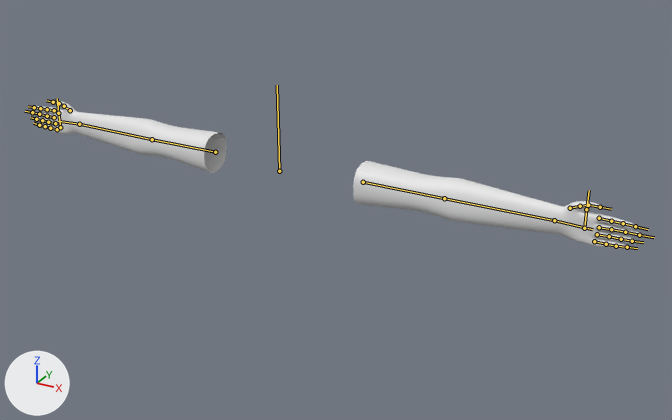
Renders of the FBX model Assets/Meshes/Player/Arms/Arms.fbx from each side of a commit.
One viewpoint serves both versions: a 50 mm lens placed at (1.08, -1.882, 0.568), pointed at (0.16, -0.209, -0.269). Every picture has the same lights, and +X, +Y and +Z are marked at lower left. The bones that bend it are drawn over the model as lines.

The first picture shows 'Arms.001'.
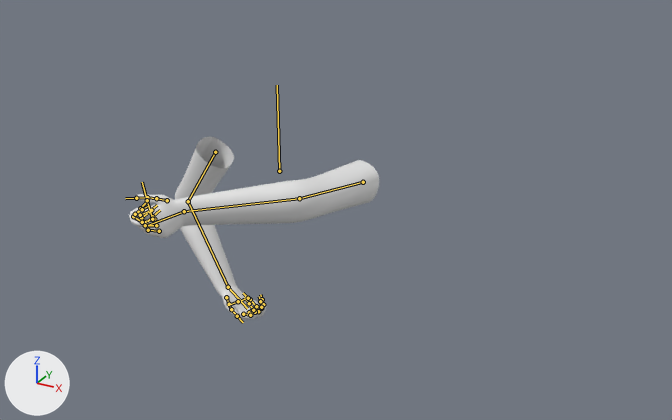
The newer file adds an action. The first version stands in its rest pose; the second is drawn at frame 1 of the action 'Armature|VacuumShoot'.

Pixel boxes (x1, y1, x2, y2) of what changed, in the pictures (672 x 420 px):
'Arms.001', posed (59% narrower, 23% taller)
    before: (31, 101, 642, 249)
    after: (129, 137, 379, 320)
bone 'Bicep.R', root to tip
    before: (215, 152) to (152, 139)
    after: (215, 152) to (188, 201)
bone 'Forearm.R', root to tip
    before: (152, 139) to (79, 124)
    after: (188, 201) to (228, 287)
bone 'Wrist.R', root to tip
    before: (79, 124) to (58, 121)
    after: (228, 287) to (247, 308)
bone 'Pinky_1.R', root to tip
    before: (57, 129) to (50, 128)
    after: (255, 308) to (261, 308)
bone 'Pinky_2.R', root to tip
    before: (50, 128) to (45, 126)
    after: (261, 308) to (263, 304)
bone 'Pinky_3.R', root to tip
    before: (45, 126) to (39, 125)
    after: (263, 304) to (262, 299)
bone 'Ring_1.R', root to tip
    before: (55, 123) to (48, 122)
    after: (252, 310) to (258, 311)
bone 'Ring_2.R', root to tip
    before: (48, 122) to (42, 120)
    after: (258, 311) to (261, 307)
bone 'Ring_3.R', root to tip
    before: (42, 120) to (36, 119)
    after: (261, 307) to (260, 301)
bone 'Middle_1.R', root to tip
    before: (54, 117) to (47, 116)
    after: (249, 312) to (255, 312)
bone 'Middle_2.R', root to tip
    before: (47, 116) to (39, 114)
    after: (255, 312) to (256, 306)
bone 'Middle_3.R', root to tip
    before: (39, 114) to (32, 112)
    after: (256, 306) to (250, 299)
bone 'Index_1.R', root to tip
    before: (54, 110) to (47, 109)
    after: (243, 314) to (250, 315)
bone 'Index_2.R', root to tip
    before: (47, 109) to (40, 108)
    after: (250, 315) to (253, 310)
bone 'Index_3.R', root to tip
    before: (40, 108) to (34, 107)
    after: (253, 310) to (249, 303)
bone 'Bicep.L', root to tip
    before: (363, 182) to (444, 198)
    after: (363, 182) to (299, 198)
bone 'Forearm.L', root to tip
    before: (444, 198) to (554, 220)
    after: (299, 198) to (184, 211)
bone 'Wrist.L', root to tip
    before: (554, 220) to (592, 229)
    after: (184, 211) to (148, 225)
bone 'Pinky_1.L', root to tip
    before: (594, 241) to (606, 244)
    after: (159, 231) to (148, 230)
bone 'Pinky_2.L', root to tip
    before: (606, 244) to (616, 246)
    after: (148, 230) to (145, 223)
bone 'Pinky_3.L', root to tip
    before: (616, 246) to (627, 247)
    after: (145, 223) to (152, 216)
bone 'Ring_1.L', root to tip
    before: (597, 234) to (609, 236)
    after: (156, 225) to (145, 225)
bone 'Ring_2.L', root to tip
    before: (609, 236) to (621, 239)
    after: (145, 225) to (141, 218)
bone 'Ring_3.L', root to tip
    before: (621, 239) to (632, 241)
    after: (141, 218) to (149, 211)
bone 'Middle_1.L', root to tip
    before: (599, 227) to (611, 229)
    after: (154, 219) to (142, 222)
bone 'Middle_2.L', root to tip
    before: (611, 229) to (625, 232)
    after: (142, 222) to (133, 216)
bone 'Middle_3.L', root to tip
    before: (625, 232) to (639, 235)
    after: (133, 216) to (140, 208)
bone 'Index_1.L', root to tip
    before: (599, 218) to (611, 221)
    after: (151, 210) to (140, 215)
bone 'Index_2.L', root to tip
    before: (611, 221) to (623, 223)
    after: (140, 215) to (135, 214)
bone 'Index_3.L', root to tip
    before: (623, 223) to (635, 226)
    after: (135, 214) to (142, 209)
bone 'Thumb_1.L', root to tip
    before: (570, 208) to (580, 206)
    after: (167, 200) to (156, 198)
bone 'Thumb_2.L', root to tip
    before: (580, 206) to (588, 205)
    after: (156, 198) to (147, 197)
bone 'Thumb_3.L', root to tip
    before: (588, 205) to (600, 207)
    after: (147, 197) to (136, 198)

The edits, one by one:
Bone 'Bicep.R' (bone_bicep_r) turns from (0, 0, 0) to (-6, -11, 57) degrees about its own x, y and z.
Bone 'Forearm.R' (bone_forearm_r) turns from (0, 0, 0) to (87, -68, -16) degrees about its own x, y and z.
Bone 'Wrist.R' (bone_wrist_r) turns from (0, 0, 0) to (22, -8, -3) degrees about its own x, y and z.
Bone 'Pinky_1.R' (bone_pinky_1_r) turns from (0, 0, 0) to (54, 19, 9) degrees about its own x, y and z.
Bone 'Pinky_2.R' (bone_pinky_2_r) turns from (0, 0, 0) to (36, 13, 4) degrees about its own x, y and z.
Bone 'Pinky_3.R' (bone_pinky_3_r) turns from (0, 0, 0) to (26, 12, 2) degrees about its own x, y and z.
Bone 'Ring_1.R' (bone_ring_1_r) turns from (0, 0, 0) to (48, 17, 7) degrees about its own x, y and z.
Bone 'Ring_2.R' (bone_ring_2_r) turns from (0, 0, 0) to (39, 13, 4) degrees about its own x, y and z.
Bone 'Ring_3.R' (bone_ring_3_r) turns from (0, 0, 0) to (28, 12, 2) degrees about its own x, y and z.
Bone 'Middle_1.R' (bone_middle_1_r) turns from (0, 0, 0) to (58, 20, 10) degrees about its own x, y and z.
Bone 'Middle_2.R' (bone_middle_2_r) turns from (0, 0, 0) to (41, 15, 5) degrees about its own x, y and z.
Bone 'Middle_3.R' (bone_middle_3_r) turns from (0, 0, 0) to (48, 16, 6) degrees about its own x, y and z.
Bone 'Index_1.R' (bone_index_1_r) turns from (0, 0, 0) to (45, 15, 5) degrees about its own x, y and z.
Bone 'Index_2.R' (bone_index_2_r) turns from (0, 0, 0) to (46, 13, 5) degrees about its own x, y and z.
Bone 'Index_3.R' (bone_index_3_r) turns from (0, 0, 0) to (47, 14, 5) degrees about its own x, y and z.
Bone 'Bicep.L' (bone_bicep_l) turns from (0, 0, 0) to (106, -3, -10) degrees about its own x, y and z.
Bone 'Forearm.L' (bone_forearm_l) turns from (0, 0, 0) to (28, 2, -9) degrees about its own x, y and z.
Bone 'Wrist.L' (bone_wrist_l) turns from (0, 0, 0) to (-13, 12, -10) degrees about its own x, y and z.
Bone 'Pinky_1.L' (bone_pinky_1_l) moves from (0.0, 0.0, 0.0) to (-3.0, -14.0, 3.0).
Bone 'Pinky_1.L' (bone_pinky_1_l) turns from (0, 0, 0) to (37, -10, 6) degrees about its own x, y and z.
Bone 'Pinky_2.L' (bone_pinky_2_l) turns from (0, 0, 0) to (54, -17, 12) degrees about its own x, y and z.
Bone 'Pinky_3.L' (bone_pinky_3_l) turns from (0, 0, 0) to (59, -10, 4) degrees about its own x, y and z.
Bone 'Ring_1.L' (bone_ring_1_l) moves from (0.0, 0.0, 0.0) to (-1.0, -15.0, 2.0).
Bone 'Ring_1.L' (bone_ring_1_l) turns from (0, 0, 0) to (30, -7, 3) degrees about its own x, y and z.
Bone 'Ring_2.L' (bone_ring_2_l) turns from (0, 0, 0) to (60, -16, 13) degrees about its own x, y and z.
Bone 'Ring_3.L' (bone_ring_3_l) turns from (0, 0, 0) to (61, -7, 7) degrees about its own x, y and z.
Bone 'Middle_1.L' (bone_middle_1_l) moves from (0.0, 0.0, 0.0) to (-1.0, -16.0, 1.0).
Bone 'Middle_1.L' (bone_middle_1_l) turns from (0, 0, 0) to (14, -2, -3) degrees about its own x, y and z.
Bone 'Middle_2.L' (bone_middle_2_l) turns from (0, 0, 0) to (54, -13, 12) degrees about its own x, y and z.
Bone 'Middle_3.L' (bone_middle_3_l) turns from (0, 0, 0) to (70, -5, 16) degrees about its own x, y and z.
Bone 'Index_1.L' (bone_index_1_l) moves from (0.0, 0.0, 0.0) to (-1.0, -13.0, -1.0).
Bone 'Index_1.L' (bone_index_1_l) turns from (0, 0, 0) to (14, 16, -8) degrees about its own x, y and z.
Bone 'Index_2.L' (bone_index_2_l) turns from (0, 0, 0) to (60, 1, 31) degrees about its own x, y and z.
Bone 'Index_3.L' (bone_index_3_l) turns from (0, 0, 0) to (60, -7, 26) degrees about its own x, y and z.
Bone 'Thumb_1.L' (bone_thumb_1_l) turns from (0, 0, 0) to (14, -10, -1) degrees about its own x, y and z.
Bone 'Thumb_2.L' (bone_thumb_2_l) turns from (0, 0, 0) to (5, -11, 0) degrees about its own x, y and z.
Bone 'Thumb_3.L' (bone_thumb_3_l) turns from (0, 0, 0) to (6, -9, 2) degrees about its own x, y and z.
